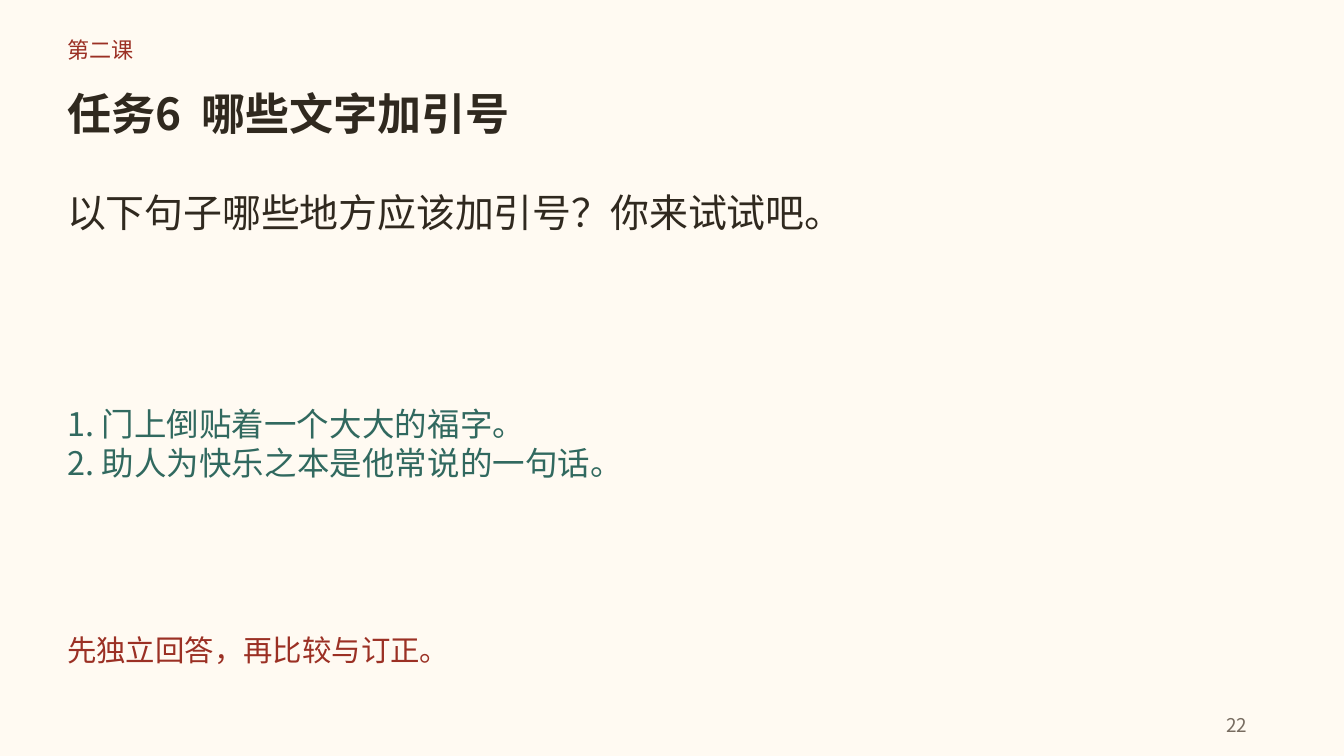
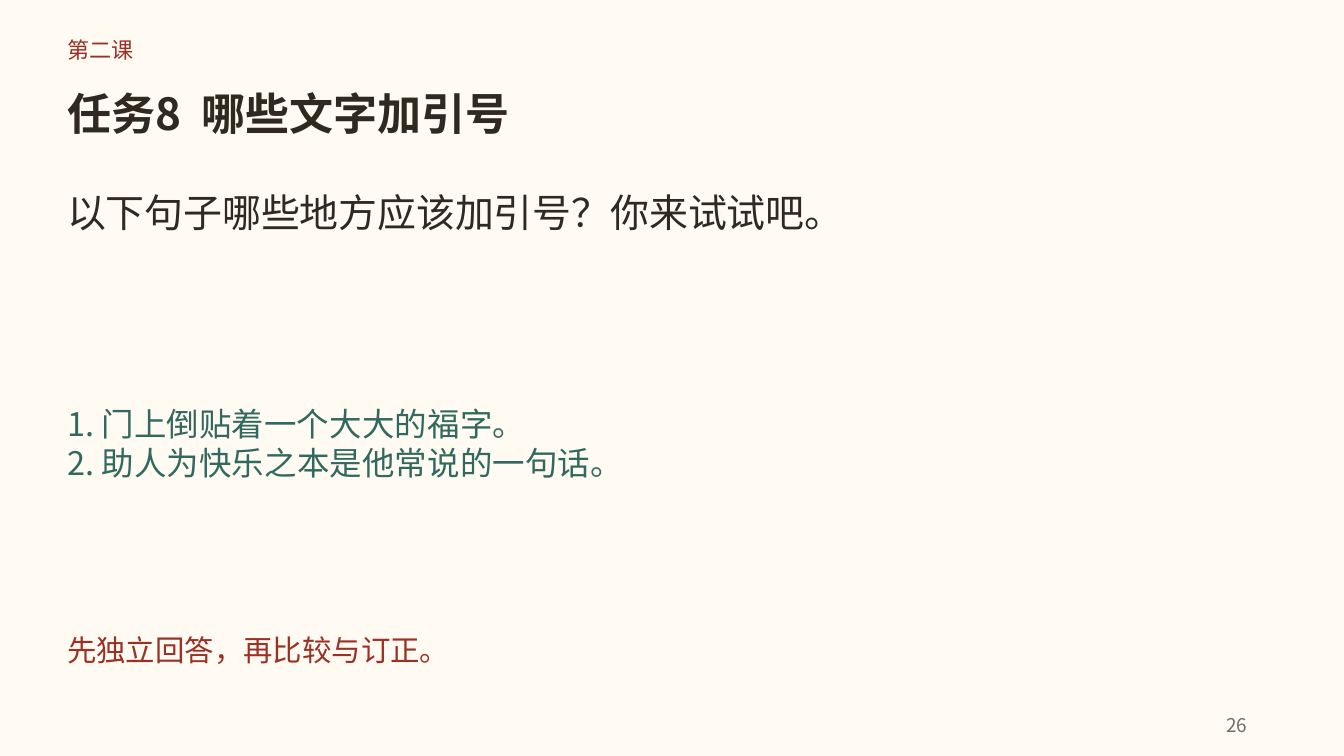
Before and after one commit to lf9675/huawentong-home, a slide deck: slide 26 of du/textbook/1hcl/unit2/tuanyuanfan/downloads/tuanyuanfan-teaching.pptx (slide 22 before the commit). Drawn at 1344x756 pixels with LibreOffice and Linux fonts; fonts in the diff are those of the drawing. Boxes give left, top, right and bottom in pixels: in the first picture for what was removed or moved away, otherwise in the second. Text is boxed around its words. In the diff, an @@ line names an element or a change of style, - is before the commit and + after.

```diff
--- a/du/textbook/1hcl/unit2/tuanyuanfan/downloads/tuanyuanfan-teaching.pptx
+++ b/du/textbook/1hcl/unit2/tuanyuanfan/downloads/tuanyuanfan-teaching.pptx
@@ text at (x1=67, y1=92, x2=509, y2=134): text changed @@
-任务6 哪些文字加引号
+任务8 哪些文字加引号
@@ text at (x1=1226, y1=718, x2=1247, y2=732): text changed @@
-22
+26
```
Also in this commit, not shown: 18 other slides changed, 5 slides added, 1 slide removed, 37 other files.
